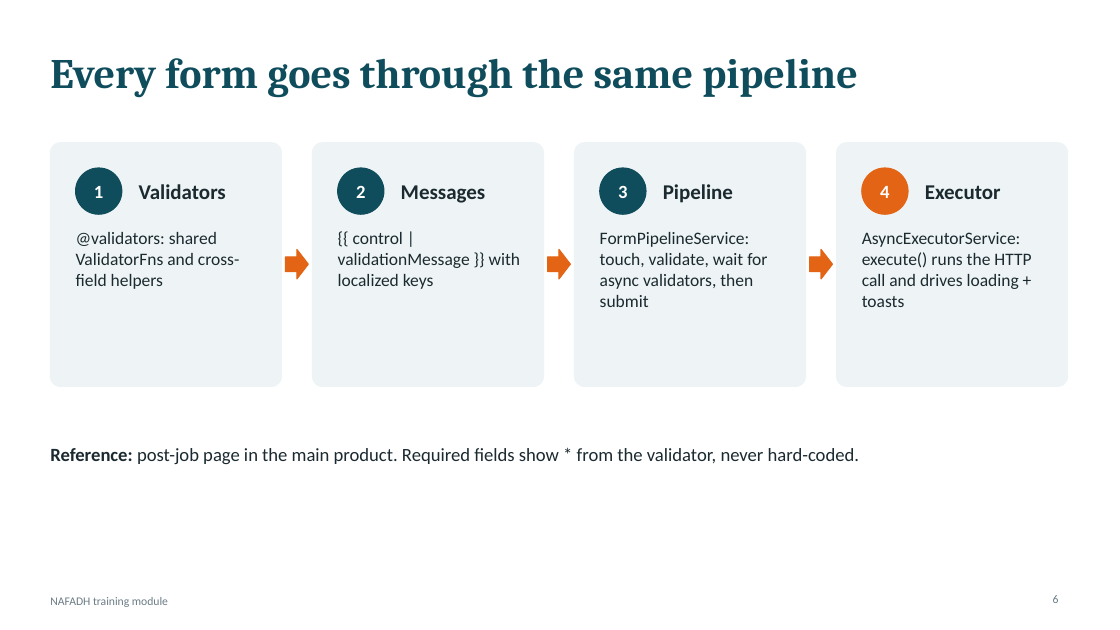
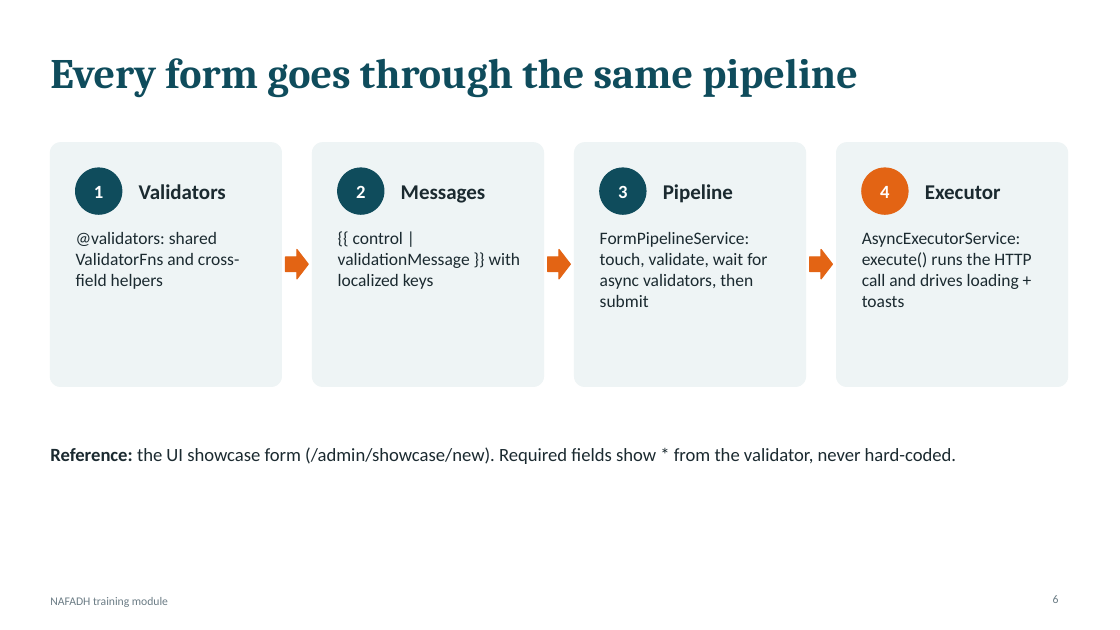
Before and after one commit to TRA-Projects/nafadh_trainning, a slide deck: slide 6 of docs/training-standards.pptx. Drawn at 1120x630 pixels with LibreOffice and Linux fonts; fonts in the diff are those of the drawing. Boxes give left, top, right and bottom in pixels: in the first picture for what was removed or moved away, otherwise in the second. Text is boxed around its words. In the diff, an @@ line names an element or a change of style, - is before the commit and + after.

```diff
--- a/docs/training-standards.pptx
+++ b/docs/training-standards.pptx
@@ text at box(50, 447, 956, 464): text changed @@
-Reference: post-job page in the main product. Required fields show * from the validator, never hard-coded.
+Reference: the UI showcase form (/admin/showcase/new). Required fields show * from the validator, never hard-coded.
```
Also in this commit, not shown: 2 slides added.
